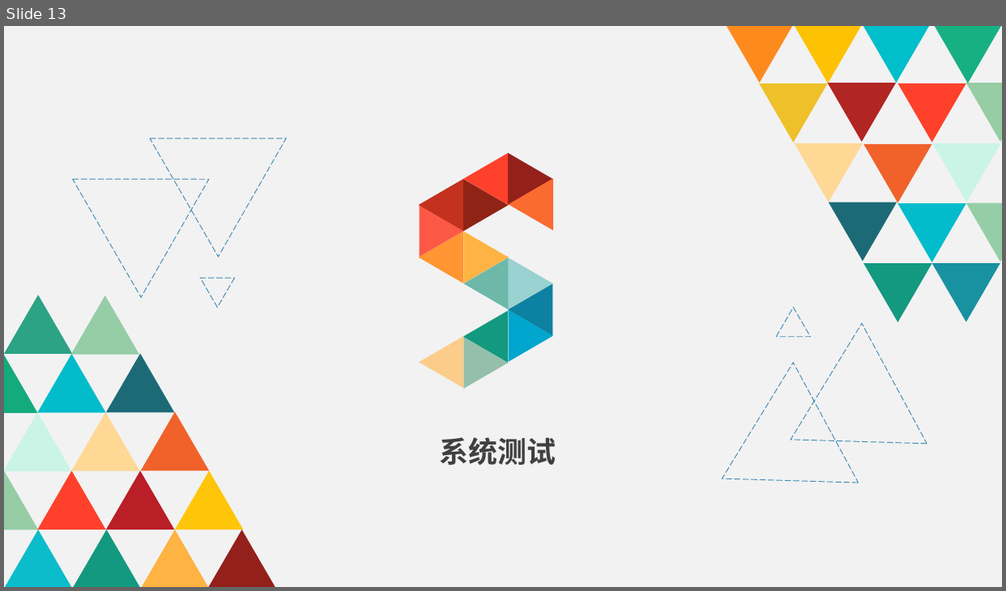
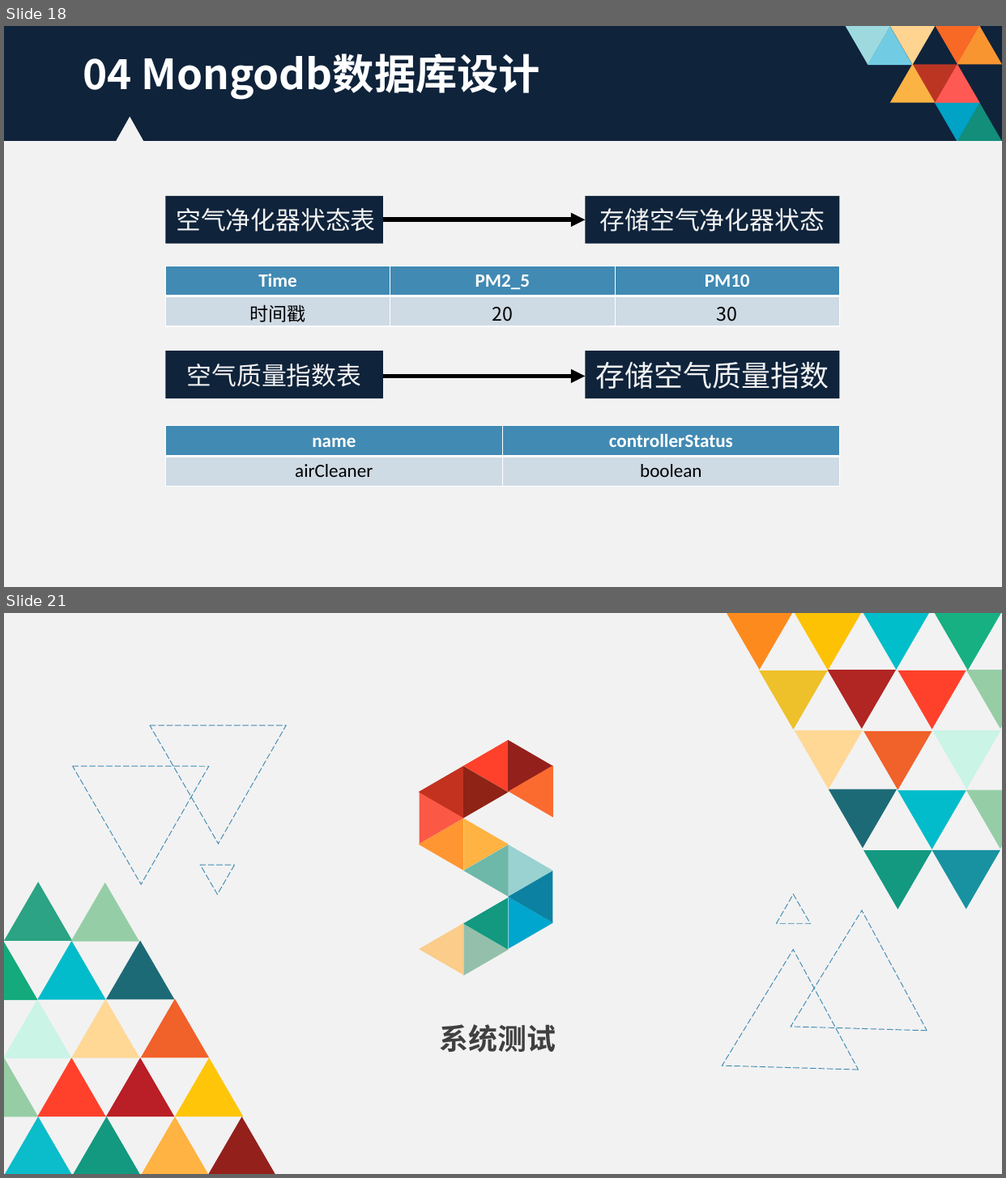
Before and after one commit to reduceme/paper, a slide deck: 毕业答辩PPT.pptx. Shown one above the other, each under a label of ours: slide 13 before the commit, slides 18 and 21 after it; the slides between them are not shown. The pictures are 1006x591 and 1006x1178 pixels, drawn with LibreOffice and Linux fonts; fonts in the diff are those of the drawing; background and template pictures are left out. Boxes give left, top, right and bottom in pixels: in the first picture for what was removed or moved away, otherwise in the second. Text is boxed around its words. In the diff, an @@ line names an element or a change of style, - is before the commit and + after.

```diff
--- a/毕业答辩PPT.pptx
+++ b/毕业答辩PPT.pptx
@@ slide 18 added at box(4, 26, 1002, 587), background #FFFFFF @@
@@ rectangle added at box(4, 26, 1002, 587), fill #0F233B @@
@@ triangle added at box(846, 26, 890, 65), fill #9FD9E0 @@
@@ triangle added at box(868, 26, 913, 65), fill #71CCE3 @@
@@ triangle added at box(890, 26, 936, 65), fill #FFD491 @@
@@ triangle added at box(936, 26, 980, 65), fill #F86926 @@
@@ triangle added at box(957, 26, 1002, 65), fill #F89531 @@
@@ text added at box(83, 54, 540, 100), 40 pt, text #FFFFFF, bold @@
+04 Mongodb数据库设计
@@ triangle added at box(890, 64, 936, 103), fill #FBB343 @@
@@ triangle added at box(913, 64, 957, 103), fill #BC3523 @@
@@ triangle added at box(936, 64, 980, 103), fill #FF5953 @@
@@ freeform shape added at box(4, 117, 1002, 587), fill #F2F2F2 @@
@@ triangle added at box(935, 103, 979, 142), fill #00A2C6 @@
@@ triangle added at box(957, 102, 1002, 141), fill #128E7B @@
@@ rectangle added at box(166, 196, 384, 244), fill #0F233B, 24 pt, text #F2F2F2 @@
+空气净化器状态表
@@ arrow added from (383, 220) to (585, 220), #000000 4.5 pt @@
@@ rectangle added at box(585, 196, 839, 244), fill #0F233B, 24 pt, text #F2F2F2 @@
+存储空气净化器状态
@@ table added at box(166, 266, 839, 327), 2 rows, 3 columns @@
+Time | PM2_5 | PM10
+时间戳 | 20 | 30
@@ rectangle added at box(166, 351, 384, 399), fill #0F233B, 24 pt, text #F2F2F2 @@
+空气质量指数表
@@ rectangle added at box(585, 351, 839, 399), fill #0F233B, 28 pt, text #F2F2F2 @@
+存储空气质量指数
@@ arrow added from (383, 377) to (585, 377), #000000 4.5 pt @@
@@ table added at box(166, 426, 839, 486), 2 rows, 2 columns @@
+name | controllerStatus
+airCleaner | boolean
@@ what was slide 13 is now slide 21 @@
```
Also in this commit, not shown: 4 slides changed, 7 other slides added.
